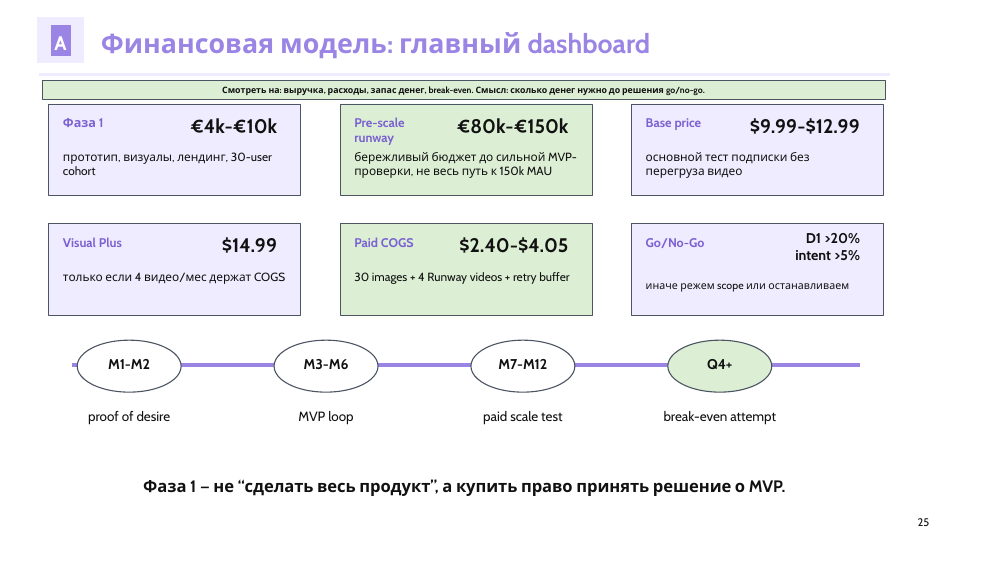
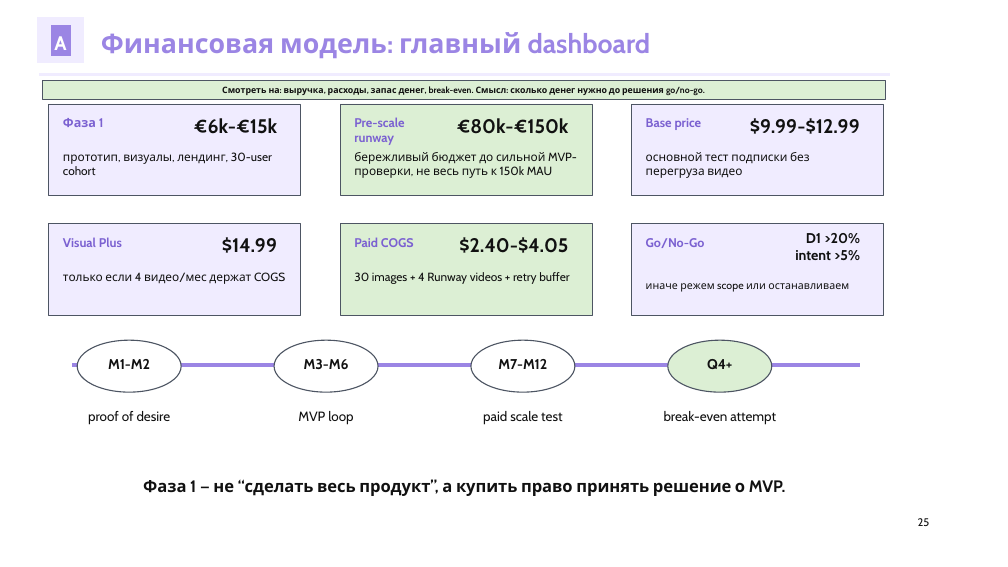
Before and after one commit to kirbudilov01/alina-research, a slide deck: slide 25 of output/pptx/AURA_TRENDVI_STYLE_DECK_V7.pptx. Drawn at 1008x567 pixels with LibreOffice and Linux fonts; fonts in the diff are those of the drawing. Boxes give left, top, right and bottom in pixels: in the first picture for what was removed or moved away, otherwise in the second. Text is boxed around its words. In the diff, an @@ line names an element or a change of style, - is before the commit and + after.

```diff
--- a/output/pptx/AURA_TRENDVI_STYLE_DECK_V7.pptx
+++ b/output/pptx/AURA_TRENDVI_STYLE_DECK_V7.pptx
@@ text at bbox=[194, 118, 277, 134]: text changed @@
-€4k-€10k
+€6k-€15k
```
Also in this commit, not shown: 6 other slides changed, 11 other files.
